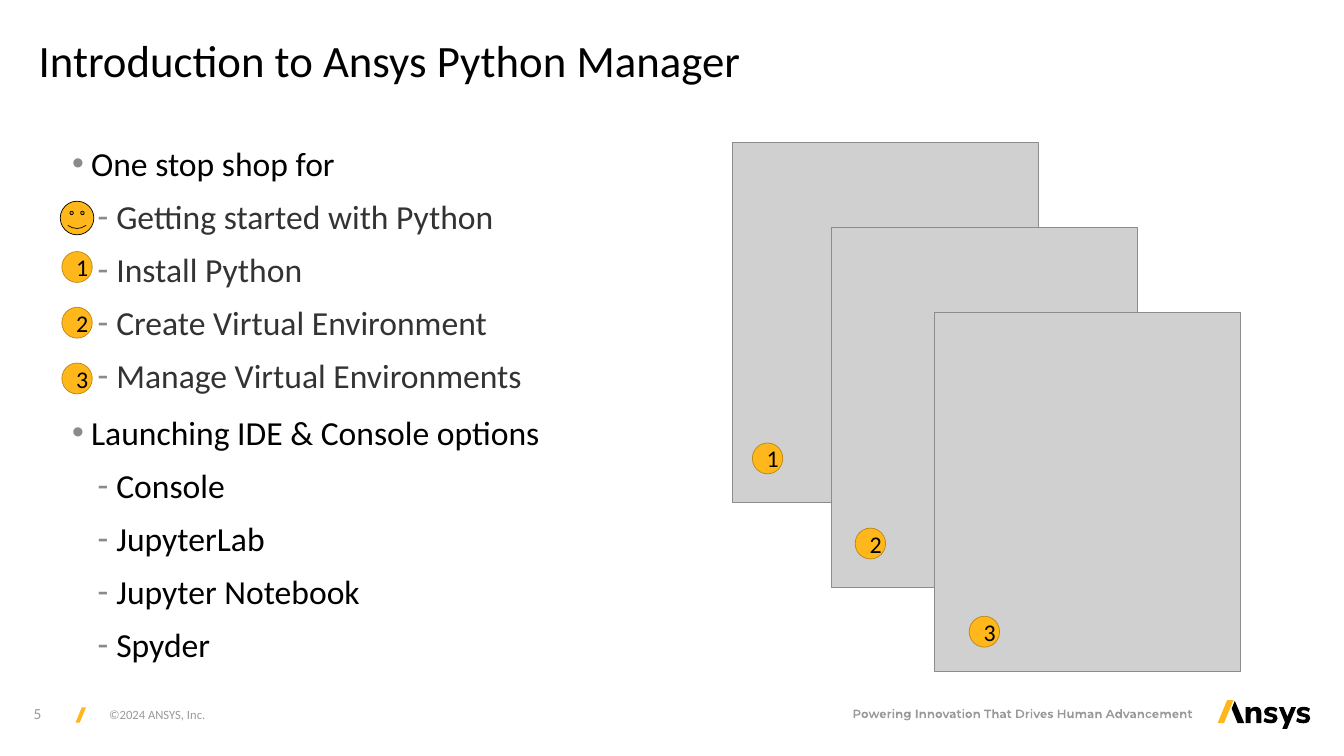
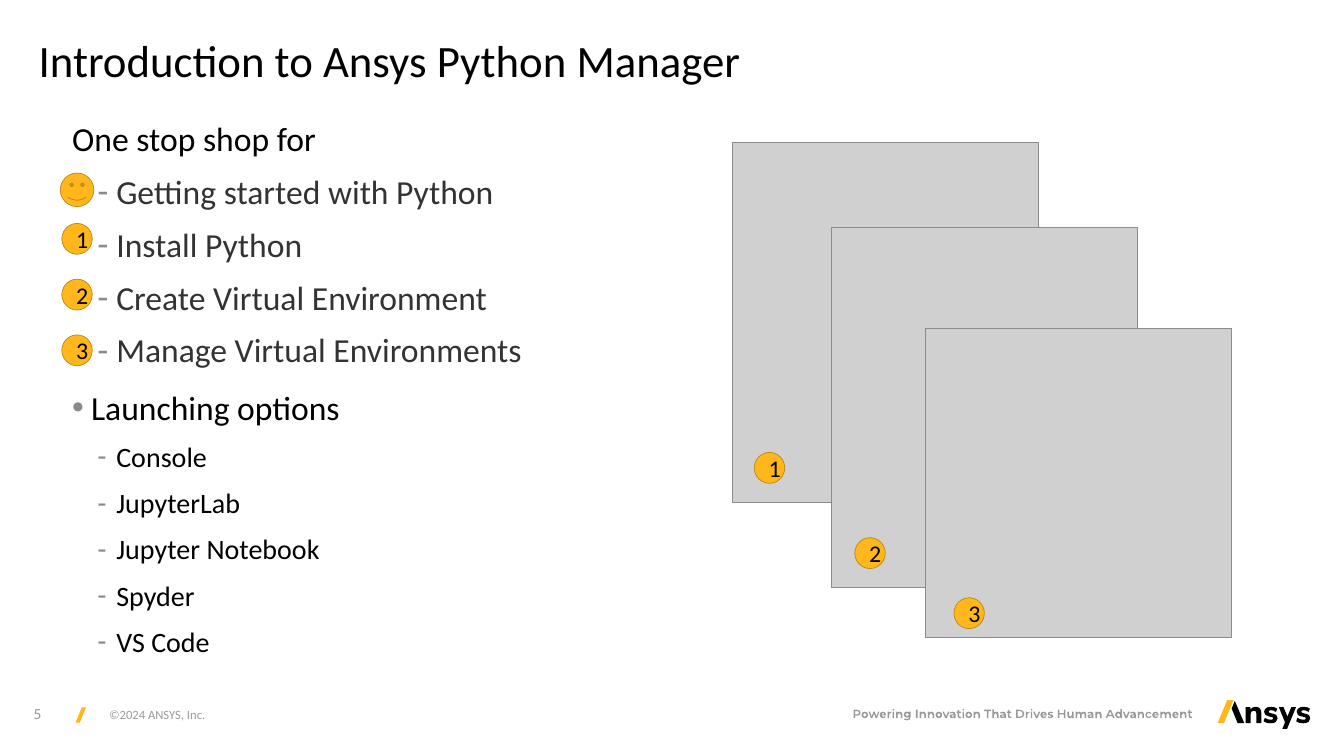
Before and after one commit to ansys/pycon-india-2024, a slide deck: slide 5 of Content/Ansys_Python_Manager_PyCon_India_2024.pptx. Drawn at 1344x756 pixels with LibreOffice and Linux fonts; fonts in the diff are those of the drawing; grey boxes stand for pictures. Boxes give left, top, right and bottom in pixels: in the first picture for what was removed or moved away, otherwise in the second. Text is boxed around its words. In the diff, an @@ line names an element or a change of style, - is before the commit and + after.

Commit message:
Updates to slides as per latest version

```diff
--- a/Content/Ansys_Python_Manager_PyCon_India_2024.pptx
+++ b/Content/Ansys_Python_Manager_PyCon_India_2024.pptx
@@ text "One stop shop for": place and size @@
-text "One stop shop for" at [91, 152, 539, 663]
+text "One stop shop for" at [72, 127, 521, 653]
@@ text at [72, 127, 320, 611]: size 24 to 20 pt in "Console", "JupyterLab", "Jupyter Notebook", "Spyder"; bullet • to none @@
@@ 3 ellipses, 1 smiley face: place and size @@
-3 ellipses, 1 smiley face at [60, 202, 94, 394]
+3 ellipses, 1 smiley face at [60, 173, 94, 366]
@@ smiley face at [60, 173, 94, 207]: outline #000000 0.5 pt to #BD8714 0.5 pt @@
@@ picture: place and size @@
-picture at [936, 313, 1241, 673]
+picture at [926, 329, 1232, 638]
@@ text at [91, 396, 339, 426]: text changed @@
-• Launching IDE & Console options
+• Launching options
@@ ellipse "1": place and size @@
-ellipse "1" at [752, 443, 782, 474]
+ellipse "1" at [754, 453, 784, 484]
@@ ellipse "2": place and size @@
-ellipse "2" at [855, 528, 885, 560]
+ellipse "2" at [855, 537, 885, 569]
@@ ellipse "3": place and size @@
-ellipse "3" at [969, 616, 999, 647]
+ellipse "3" at [954, 598, 984, 629]
@@ text at [116, 632, 209, 653]: paragraph added @@
+  – VS Code
```
Also in this commit, not shown: 3 other slides changed, 2 slides removed.
